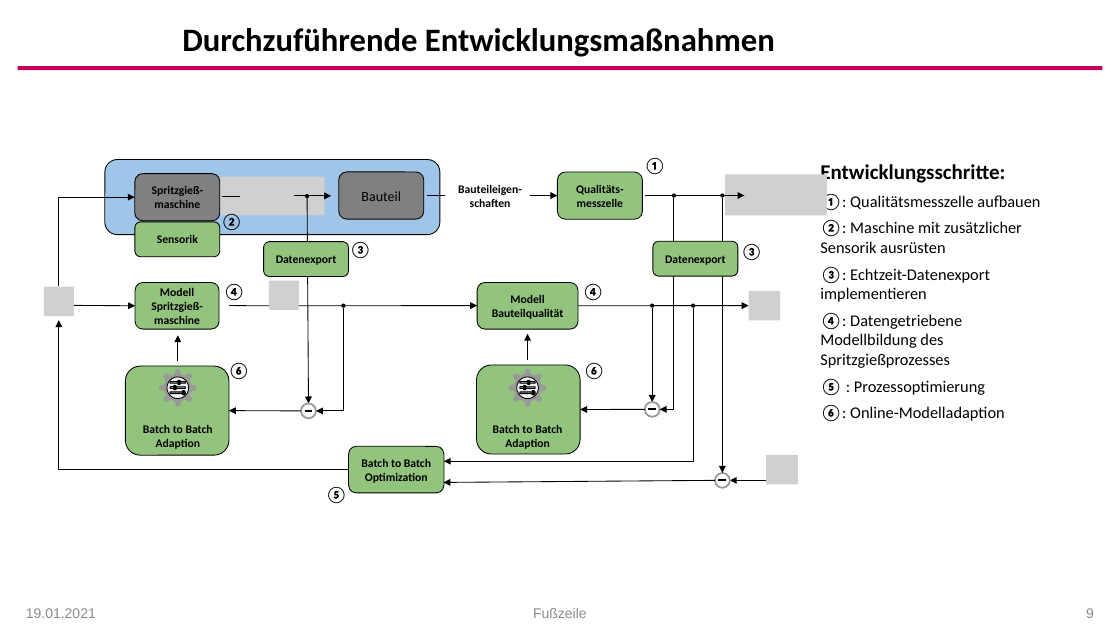
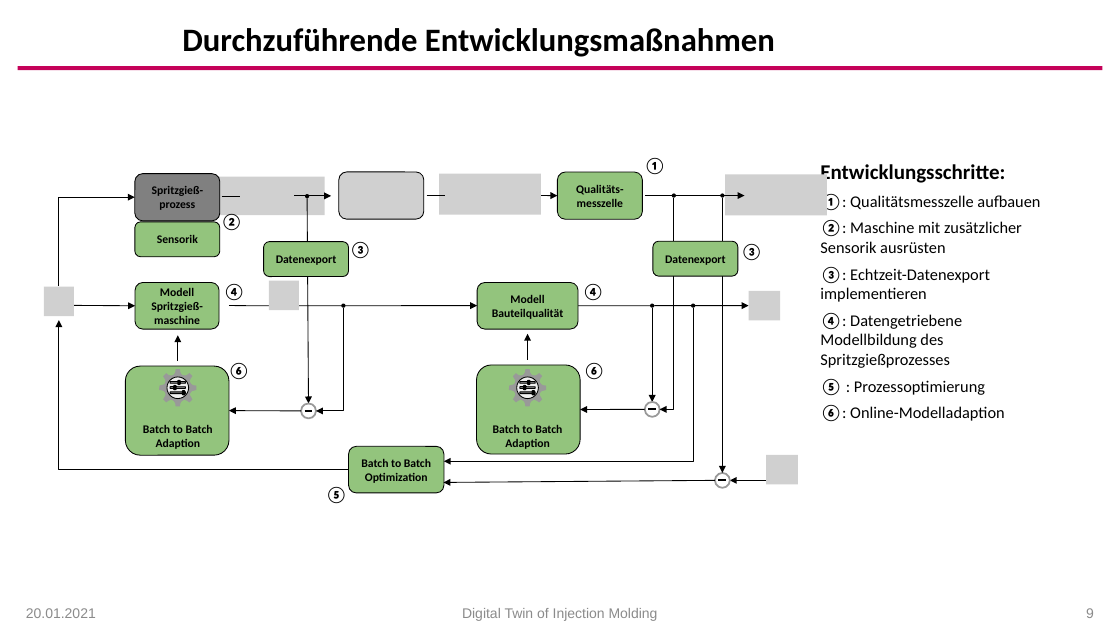
Before and after one commit to arehmer/DigitalTwinInjectionMoulding, a slide deck: slide 9 of Präsentationen/Kick-Off.pptx. Drawn at 1120x630 pixels with LibreOffice and Linux fonts; fonts in the diff are those of the drawing; grey boxes stand for pictures; background and template pictures are left out. Boxes give left, top, right and bottom in pixels: in the first picture for what was removed or moved away, otherwise in the second. Text is boxed around its words. In the diff, an @@ line names an element or a change of style, - is before the commit and + after.

```diff
--- a/Präsentationen/Kick-Off.pptx
+++ b/Präsentationen/Kick-Off.pptx
@@ rounded rectangle removed at [105, 160, 440, 234] @@
@@ rounded rectangle removed at [339, 172, 423, 219] @@
-Bauteil
@@ picture added at [339, 172, 423, 219] @@
@@ picture added at [439, 174, 541, 215] @@
@@ text in rounded rectangle at [152, 186, 204, 210]: text changed @@
-Spritzgieß-
-maschine
+Spritzgieß-prozess
@@ text removed at [458, 184, 522, 207] @@
-Bauteileigen-schaften
@@ text at [26, 608, 96, 618]: text changed @@
-19.01.2021
+20.01.2021
@@ text at [462, 608, 658, 621]: text changed @@
-Fußzeile
+Digital Twin of Injection Molding
```
Also in this commit, not shown: 19 other slides changed, 3 slides added.
